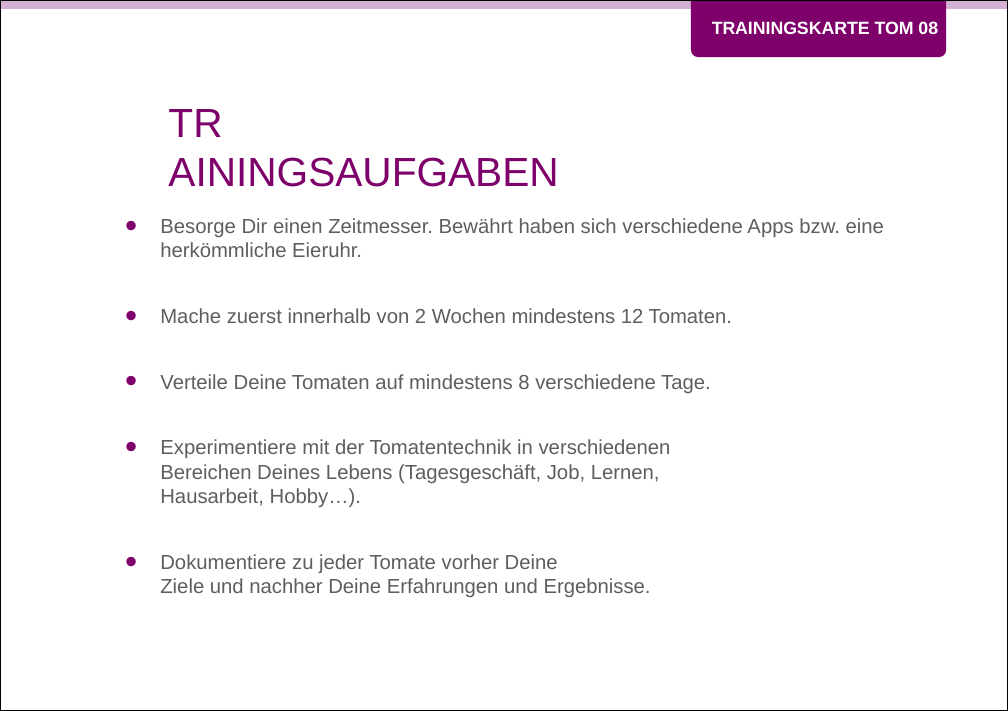
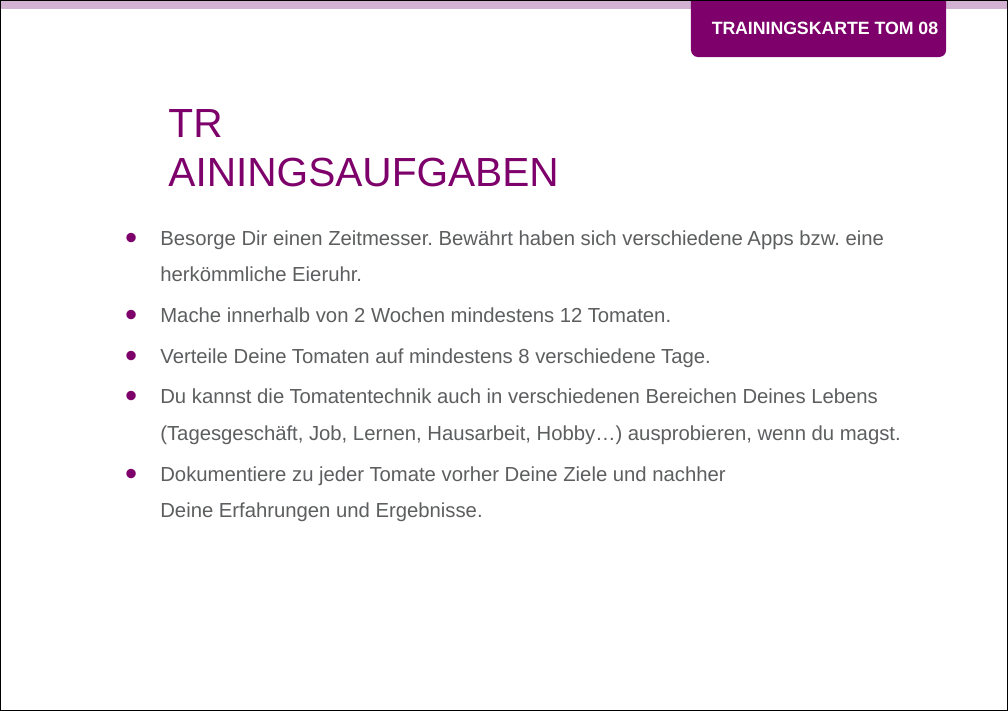
Before and after one commit to Teamtool/training-materials, a slide deck: slide 2 of music moves/Tomatoes (TOM)/ger/apprentice/ger_TOM_08_Aufdrehen-fertig-los_MM_A.pptx. Drawn at 1008x711 pixels with LibreOffice and Linux fonts; fonts in the diff are those of the drawing; background and template pictures are left out. Boxes give left, top, right and bottom in pixels: in the first picture for what was removed or moved away, otherwise in the second. Text is boxed around its words. In the diff, an @@ line names an element or a change of style, - is before the commit and + after.

```diff
--- a/music moves/Tomatoes (TOM)/ger/apprentice/ger_TOM_08_Aufdrehen-fertig-los_MM_A.pptx
+++ b/music moves/Tomatoes (TOM)/ger/apprentice/ger_TOM_08_Aufdrehen-fertig-los_MM_A.pptx
@@ text at [160,230,884,521]: line spacing 1 to 1.5; less space between paragraphs @@
@@ text at [160,307,671,322]: text changed @@
-• Mache zuerst innerhalb von 2 Wochen mindestens 12 Tomaten.
+• Mache innerhalb von 2 Wochen mindestens 12 Tomaten.
@@ text at [160,388,901,444]: text changed @@
-• Experimentiere mit der Tomatentechnik in verschiedenen
-  Bereichen Deines Lebens (Tagesgeschäft, Job, Lernen,
-  Hausarbeit, Hobby…).
+• Du kannst die Tomatentechnik auch in verschiedenen Bereichen Deines Lebens (Tagesgeschäft, Job, Lernen, Hausarbeit, Hobby…) ausprobieren, wenn du magst.
```
Also in this commit, not shown: 1 other slide changed, 1 other file.
